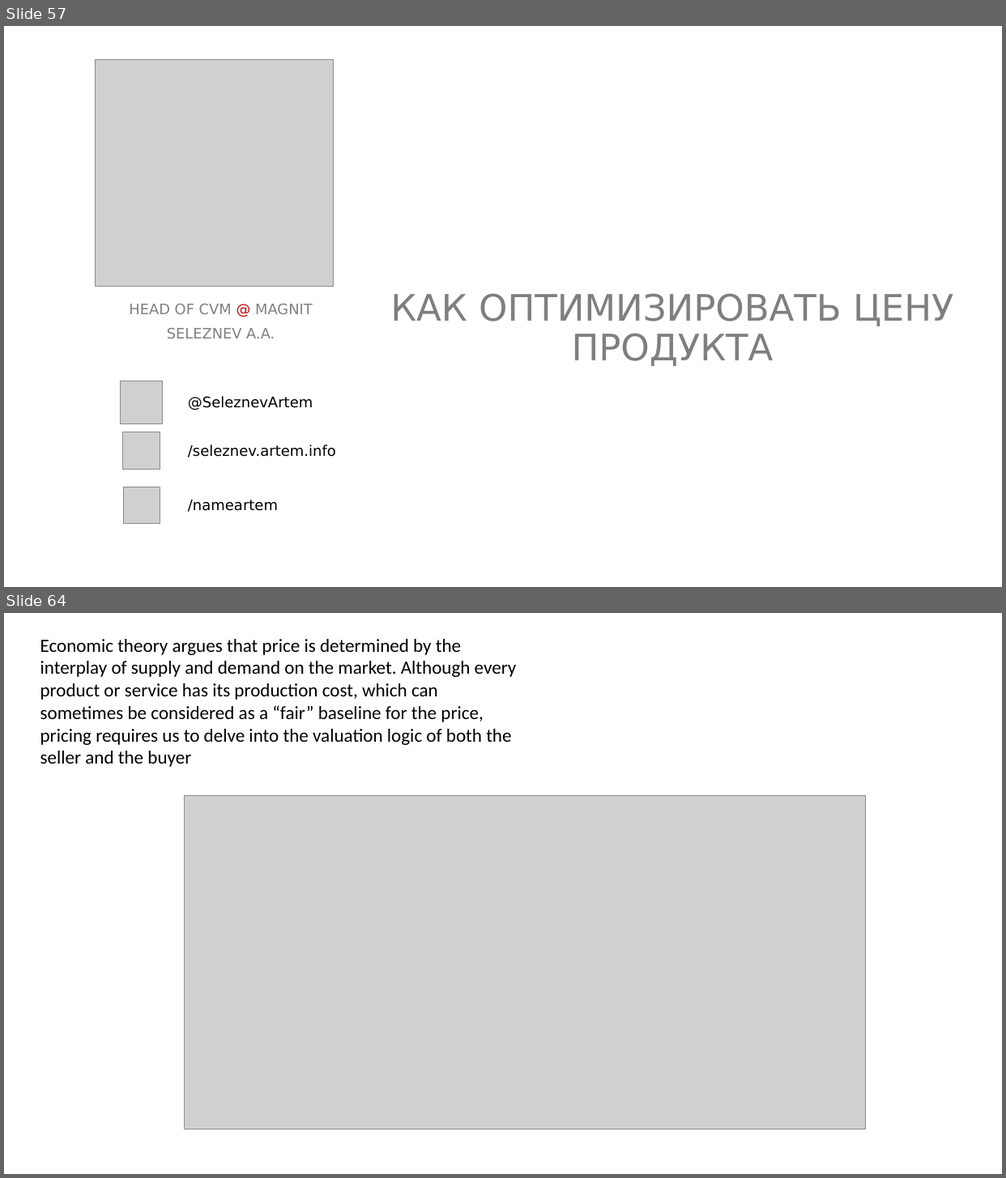
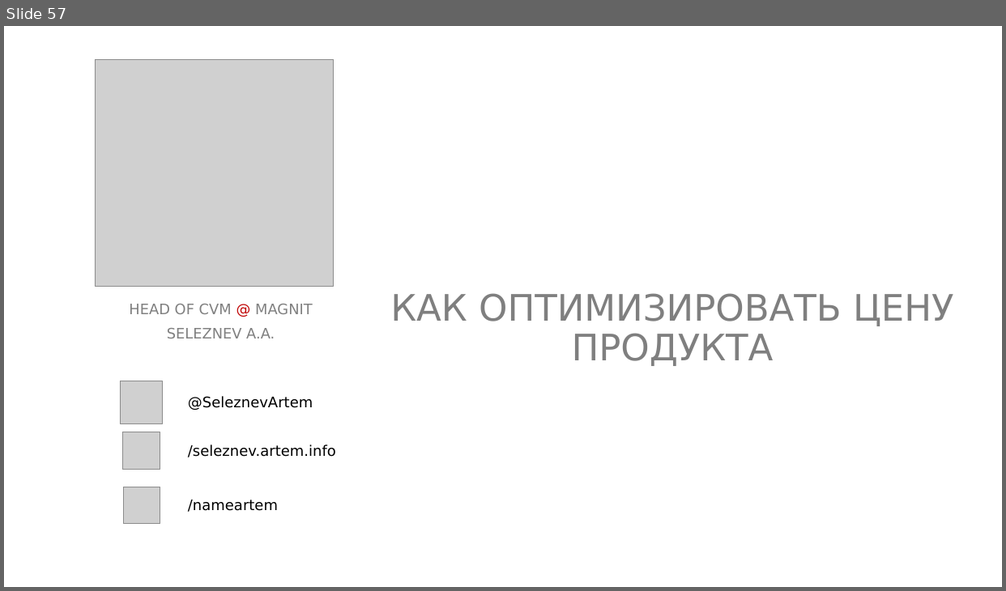
Before and after one commit to NameArtem/friday-tutor, a slide deck: ML in Marketing/1.Price optimization/вступление.pptx. Shown one above the other, each under a label of ours: slides 57 and 64 before the commit, slide 57 after it; the slides between them are not shown. The pictures are 1006x1178 and 1006x591 pixels, drawn with LibreOffice and Linux fonts; fonts in the diff are those of the drawing; grey boxes stand for pictures. Boxes give left, top, right and bottom in pixels: in the first picture for what was removed or moved away, otherwise in the second. Text is boxed around its words. In the diff, an @@ line names an element or a change of style, - is before the commit and + after.

```diff
--- a/ML in Marketing/1.Price optimization/вступление.pptx
+++ b/ML in Marketing/1.Price optimization/вступление.pptx
@@ slide 64 removed at box(4, 613, 1002, 1174), background #FFFFFF @@
@@ text removed at box(40, 639, 517, 767) @@
-Economic theory argues that price is determined by the interplay of supply and demand on the market. Although every product or service has its production cost, which can sometimes be considered as a “fair” baseline for the price, pricing requires us to delve into the valuation logic of both the seller and the buyer
@@ picture removed at box(185, 796, 866, 1130) @@
```
Also in this commit, not shown: 8 other slides removed, 13 other files.
